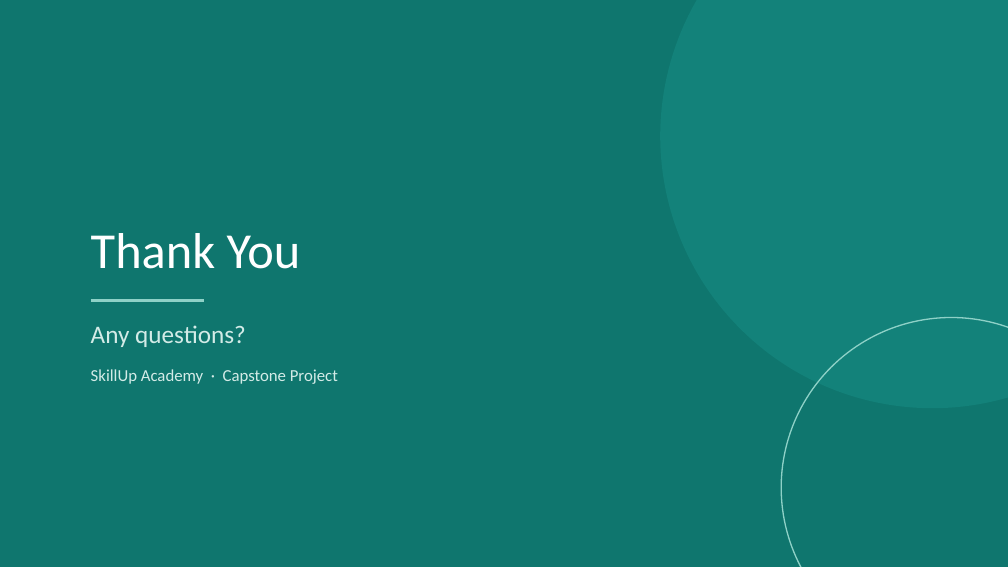
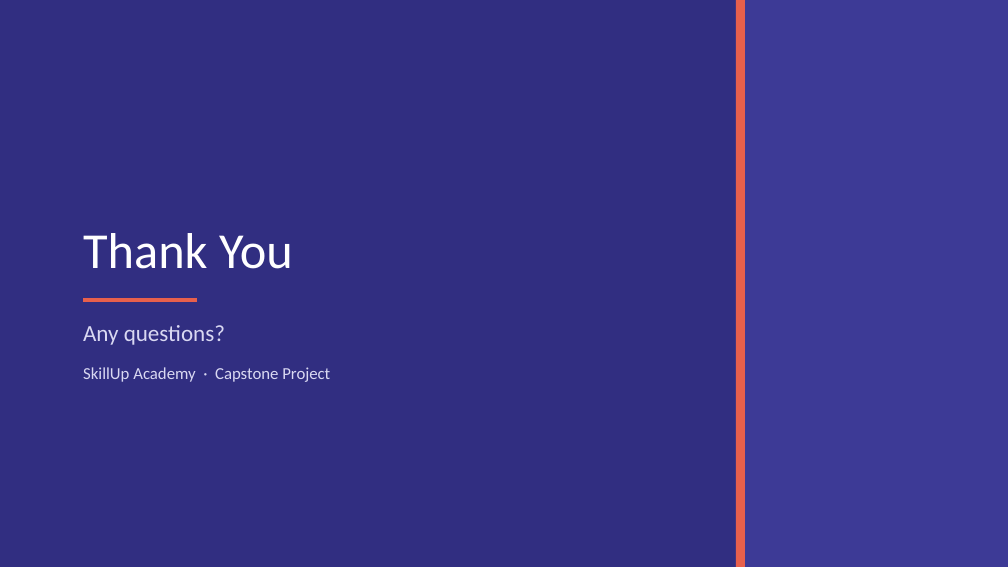
Before and after one commit to BadboyVee/BlackHoleeee, a slide deck: slide 16 of capstone/Capstone_Market_Research.pptx. Drawn at 1008x567 pixels with LibreOffice and Linux fonts; fonts in the diff are those of the drawing. Boxes give left, top, right and bottom in pixels: in the first picture for what was removed or moved away, otherwise in the second. Text is boxed around its words. In the diff, an @@ line names an element or a change of style, - is before the commit and + after.

```diff
--- a/capstone/Capstone_Market_Research.pptx
+++ b/capstone/Capstone_Market_Research.pptx
@@ background #0F766E to #312E81 @@
@@ ellipse removed at <box>660,0,1008,408</box> @@
@@ rectangle added at <box>736,0,1008,567</box>, fill #3D3A96 @@
@@ rectangle added at <box>736,0,745,567</box>, fill #E8604C @@
@@ title "Thank You": place and size @@
-title "Thank You" at <box>91,233,301,269</box>
+title "Thank You" at <box>83,233,293,269</box>
@@ subtitle "Any questions?": place and size @@
-subtitle "Any questions?" at <box>91,325,338,384</box>
+subtitle "Any questions?" at <box>83,325,330,382</box>
@@ subtitle "Any questions?" at <box>83,325,330,382</box>: size 24 to 22 pt in "Any questions?"; text colour #D3EBE7 to #D9D8F2 @@
@@ line moved from (91, 300) - (204, 300) to (83, 300) - (197, 300) @@
@@ line (83, 300) - (197, 300): stroke #8ED1C7 3 pt to #E8604C 4 pt @@
@@ ellipse removed at <box>781,318,1008,567</box> @@
```
Also in this commit, not shown: 15 other slides changed, 4 other files.
